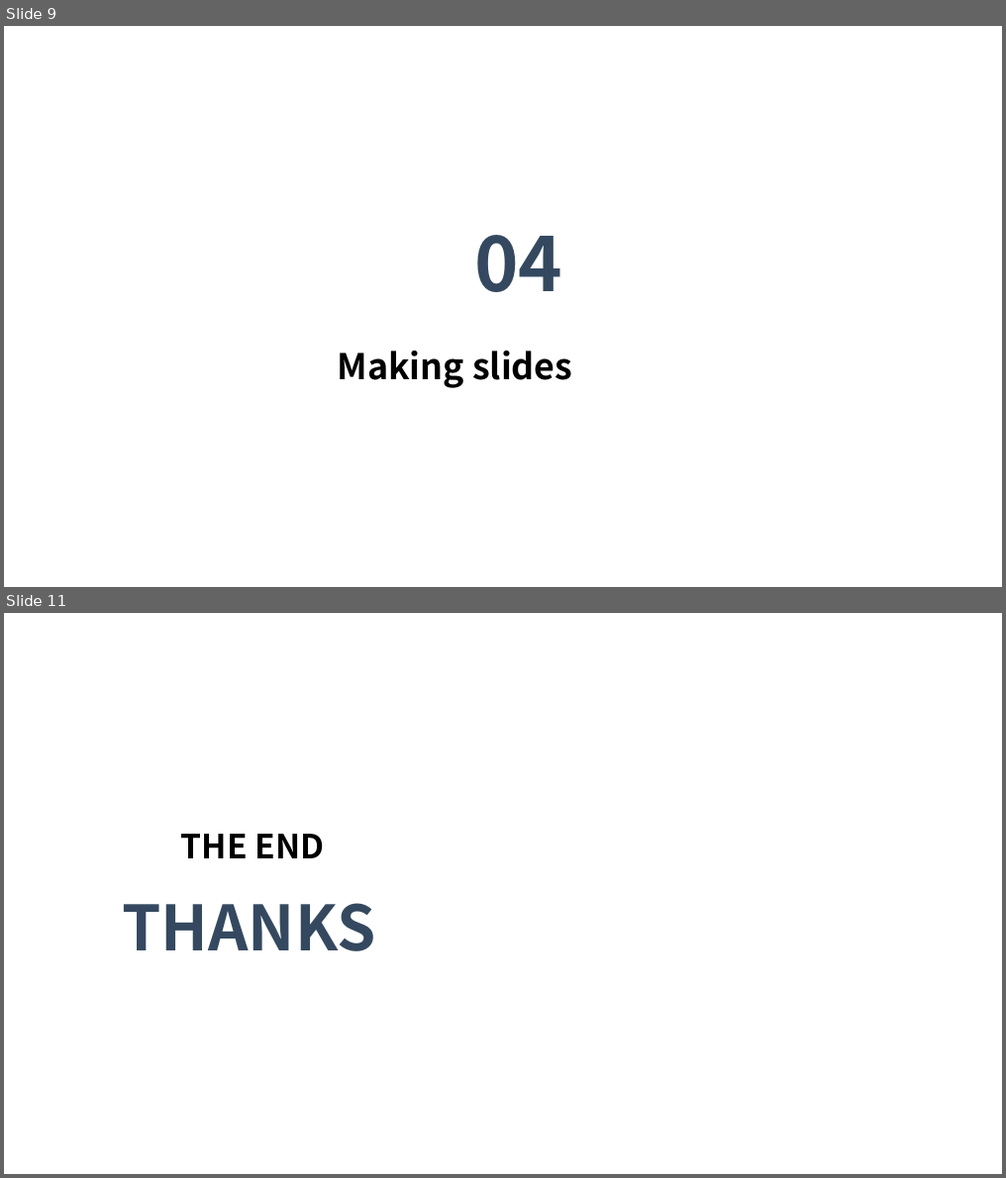
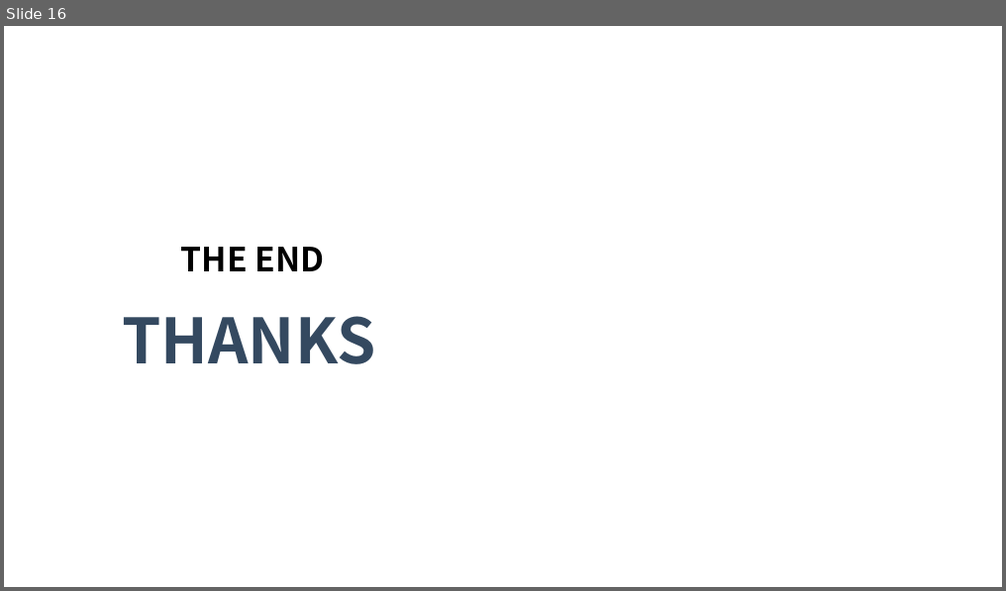
Before and after one commit to martian-yan/aigc_in_chemistry, a slide deck: What can AIGC tools do in a Chemistry Lab.pptx. Shown one above the other, each under a label of ours: slides 9 and 11 before the commit, slide 16 after it; the slides between them are not shown. The pictures are 1006x1178 and 1006x591 pixels, drawn with LibreOffice and Linux fonts; fonts in the diff are those of the drawing; background and template pictures are left out. Boxes give left, top, right and bottom in pixels: in the first picture for what was removed or moved away, otherwise in the second. Text is boxed around its words. In the diff, an @@ line names an element or a change of style, - is before the commit and + after.

```diff
--- a/What can AIGC tools do in a Chemistry Lab.pptx
+++ b/What can AIGC tools do in a Chemistry Lab.pptx
@@ slide 9 removed at [4,26,1002,587], background picture (left out) @@
@@ text removed at [474,235,562,292] @@
-04
@@ text removed at [337,351,572,388] @@
-Making slides
@@ what was slide 11 is now slide 16 @@
```
Also in this commit, not shown: 4 slides changed, 6 slides added, 3 other files.
